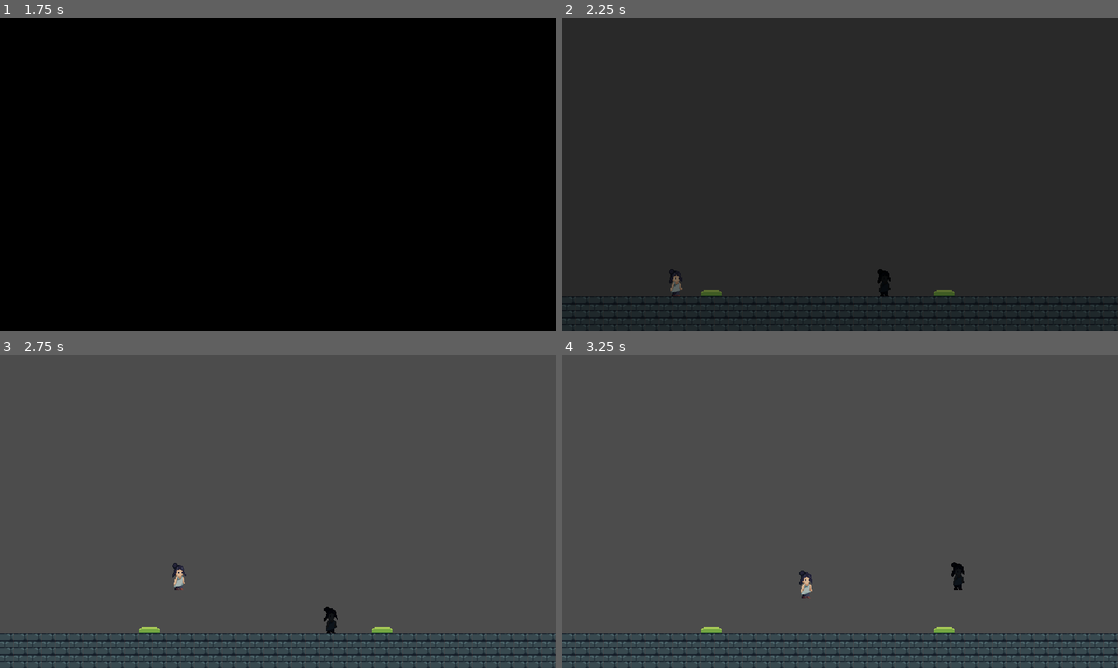
Above: before the commit, frames 1-4 (two rows, left to right).
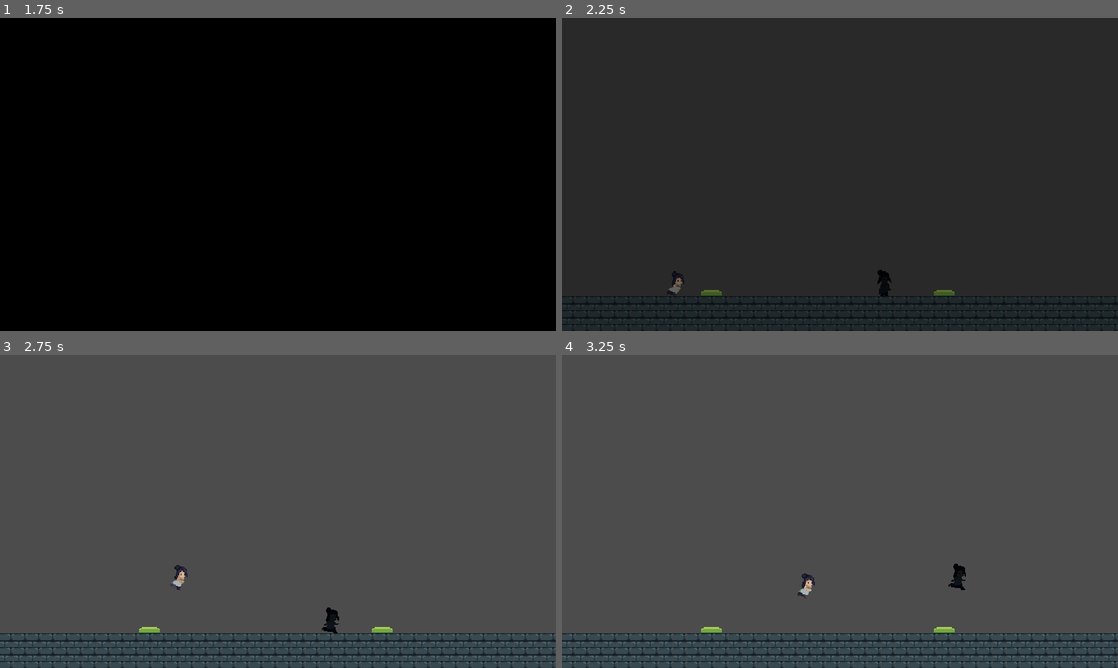
Above: after the commit, the same moments.

Repository: mnikn/cooperate_with_your_shadow
Game: Godot game, scene res://src/Debug.tscn
Same seed, same stepped clock (60 frames per second), same inputs: the game is played once before the commit and once after it.
Inputs (mouse positions are in pixels of both pictures, inside the frame that each line leads up to):
- Up to frame 1 (1.75 s): click "Level1" at 0.5 s; click "Level1" at 1.25 s
- Up to frame 2 (2.25 s): move the mouse to (962, 158) at 2.02 s; hold Right (player_right) from 2.03 s (still down)
- Up to frame 3 (2.75 s): keep holding Right (player_right); tap Up (player_jump) at 2.27 s
- Up to frame 4 (3.25 s): keep holding Right (player_right); move the mouse to (728, 527) at 2.77 s; tap Up (player_jump) at 3.02 s

Frame 1 is identical in both runs. In frame 2, 0.1% of the frame differs, in the area x 18-60%, y 80-89%; in frame 3, 0.2%; in frame 4, 0.2%, in the area x 42-73%, y 66-78%.

Commit message:
feat: add run animation

Diff:
--- a/src/sprites/BaseSprite.gd
+++ b/src/sprites/BaseSprite.gd
@@ -46,6 +46,10 @@
 		$Sprite.flip_h = true
 	elif velocity.x > 0:
 		$Sprite.flip_h = false
+	if velocity.x == 0:
+		$Sprite.play("idle")
+	else:
+		$Sprite.play("run")
 	velocity = move_and_slide(velocity, Vector2.UP)
 
 func get_gravity() -> float:
--- a/src/sprites/BaseSprite.tscn
+++ b/src/sprites/BaseSprite.tscn
@@ -11,12 +11,49 @@
 atlas = ExtResource( 1 )
 region = Rect2( 32, 0, 32, 32 )
 
+[sub_resource type="AtlasTexture" id=6]
+atlas = ExtResource( 1 )
+region = Rect2( 0, 32, 32, 32 )
+
+[sub_resource type="AtlasTexture" id=7]
+atlas = ExtResource( 1 )
+region = Rect2( 32, 32, 32, 32 )
+
+[sub_resource type="AtlasTexture" id=8]
+atlas = ExtResource( 1 )
+region = Rect2( 64, 32, 32, 32 )
+
+[sub_resource type="AtlasTexture" id=9]
+atlas = ExtResource( 1 )
+region = Rect2( 96, 32, 32, 32 )
+
+[sub_resource type="AtlasTexture" id=10]
+atlas = ExtResource( 1 )
+region = Rect2( 128, 32, 32, 32 )
+
+[sub_resource type="AtlasTexture" id=11]
+atlas = ExtResource( 1 )
+region = Rect2( 160, 32, 32, 32 )
+
+[sub_resource type="AtlasTexture" id=12]
+atlas = ExtResource( 1 )
+region = Rect2( 192, 32, 32, 32 )
+
+[sub_resource type="AtlasTexture" id=13]
+atlas = ExtResource( 1 )
+region = Rect2( 224, 32, 32, 32 )
+
 [sub_resource type="SpriteFrames" id=3]
 animations = [ {
 "frames": [ SubResource( 4 ), SubResource( 5 ) ],
 "loop": true,
 "name": "idle",
 "speed": 2.0
+}, {
+"frames": [ SubResource( 6 ), SubResource( 7 ), SubResource( 8 ), SubResource( 9 ), SubResource( 10 ), SubResource( 11 ), SubResource( 12 ), SubResource( 13 ) ],
+"loop": true,
+"name": "run",
+"speed": 8.0
 } ]
 
 [sub_resource type="CapsuleShape2D" id=2]
@@ -30,8 +67,8 @@
 
 [node name="Sprite" type="AnimatedSprite" parent="."]
 frames = SubResource( 3 )
-animation = "idle"
-frame = 1
+animation = "run"
+frame = 6
 playing = true
 
 [node name="CollisionShape" type="CollisionShape2D" parent="."]
Binary file changed: assets/sprites/sprite.ase
Binary file changed: assets/sprites/sprite.png
Not shown: 1 places in src/sprites/BaseSprite.tscn that only renumber resources
